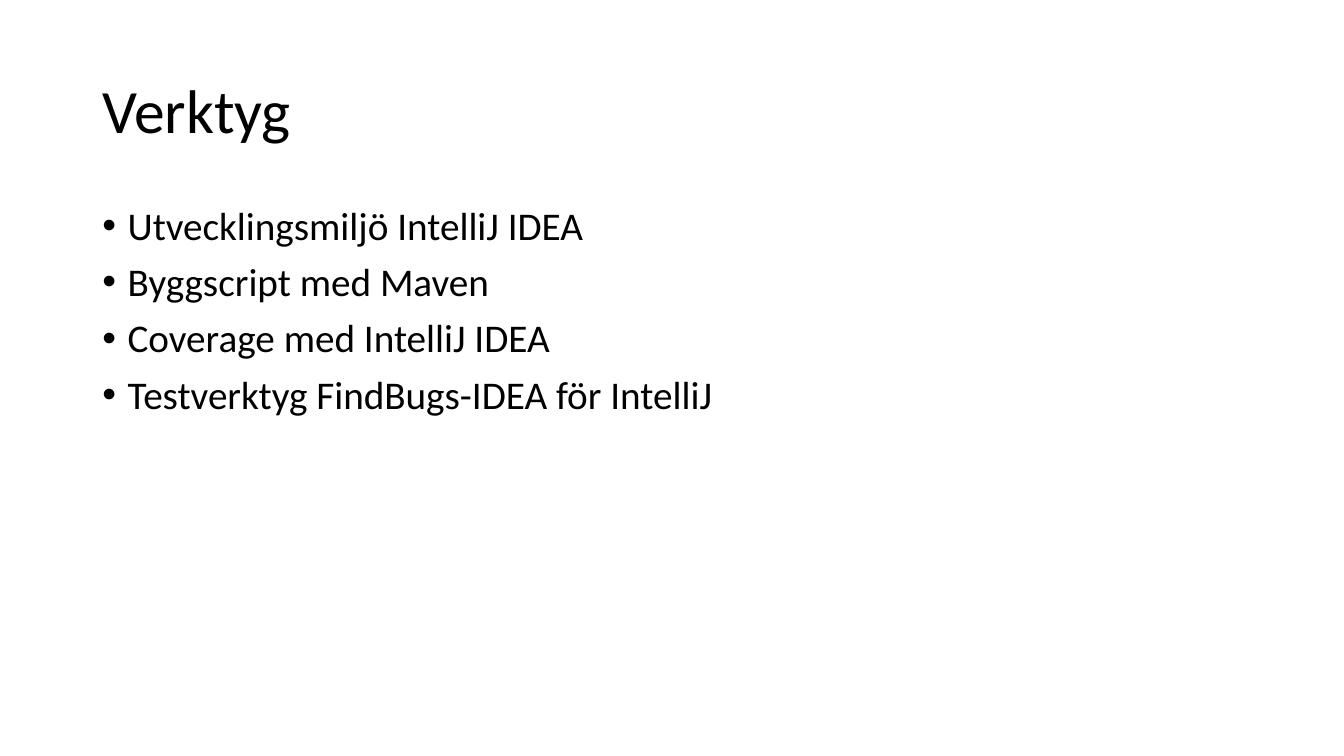
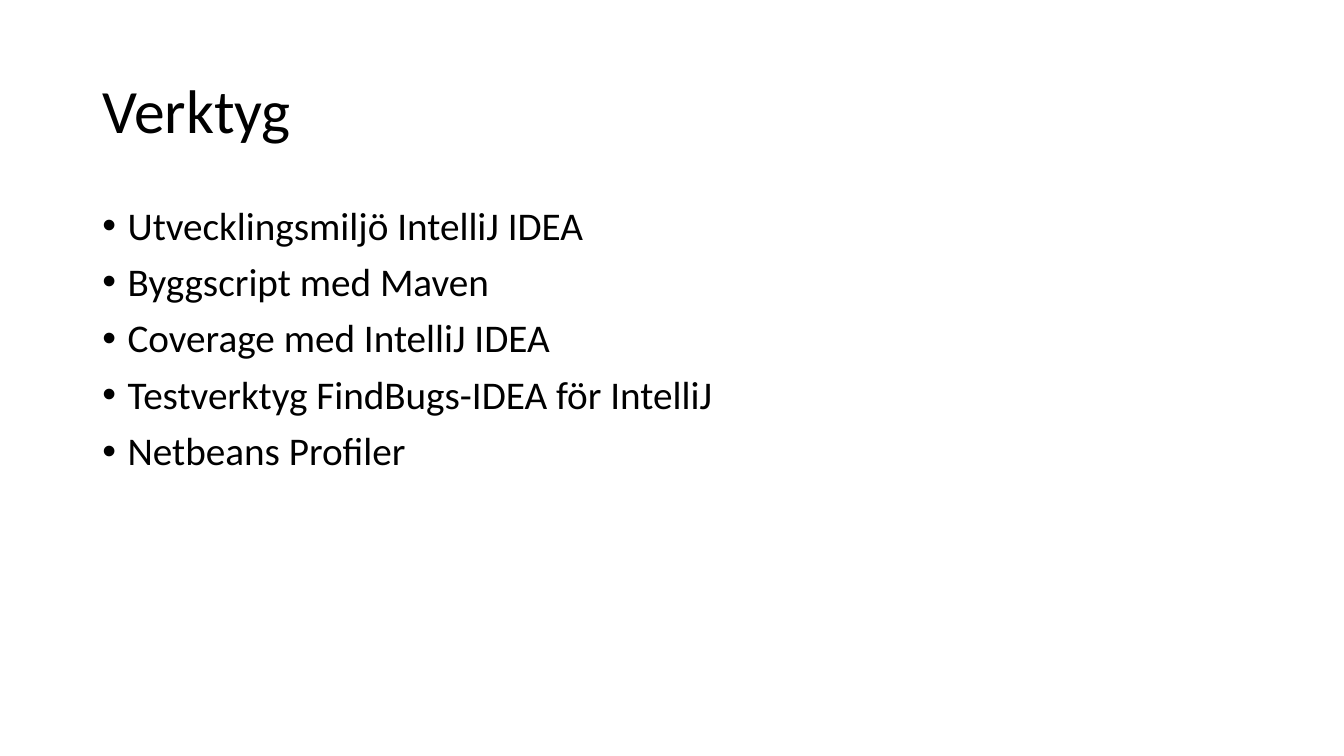
Before and after one commit to hampusidstam/InteGame, a slide deck: slide 2 of docs/Slutredovisning_grp5_v9.pptx. Drawn at 1344x756 pixels with LibreOffice and Linux fonts; fonts in the diff are those of the drawing. Boxes give left, top, right and bottom in pixels: in the first picture for what was removed or moved away, otherwise in the second. Text is boxed around its words. In the diff, an @@ line names an element or a change of style, - is before the commit and + after.

Commit message:
Uppdaterat PPT med Profiler på slide 2

```diff
--- a/docs/Slutredovisning_grp5_v9.pptx
+++ b/docs/Slutredovisning_grp5_v9.pptx
@@ text at (128, 437, 406, 466): paragraph added @@
+• Netbeans Profiler
```
